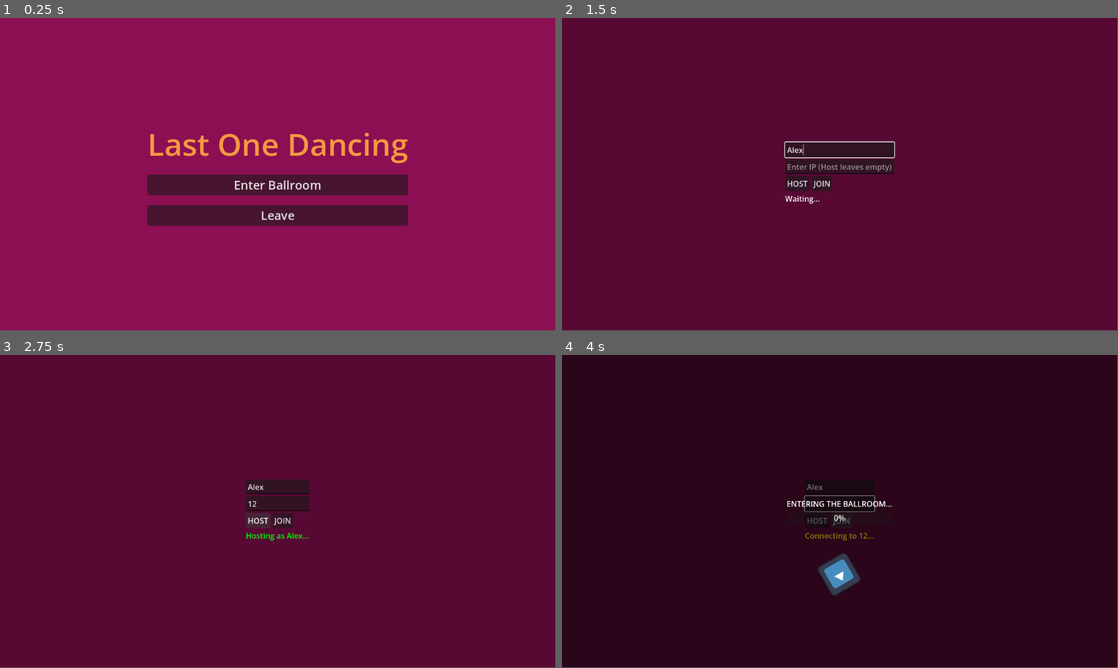
Above: before the commit, frames 1-4 (two rows, left to right).
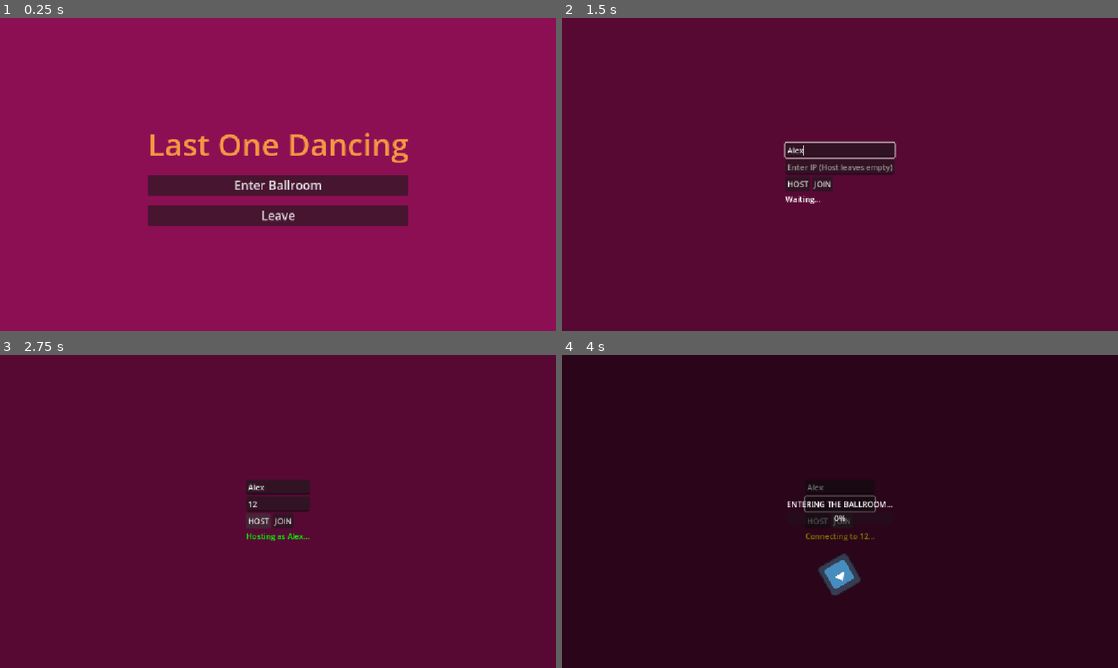
Above: after the commit, the same moments.

Repository: Tijana0/Last-One-Dancing
Game: Godot game, scene res://scenes/main_menu.tscn
Same seed, same stepped clock (60 frames per second), same inputs: the game is played once before the commit and once after it. The engine's default icon, where the game draws it, is replaced by a stand-in: a white triangle on a blue panel in a dark square.
Inputs (mouse positions are in pixels of both pictures, inside the frame that each line leads up to):
- Up to frame 1 (0.25 s): no input
- Up to frame 2 (1.5 s): click "Enter Ballroom" at 0.5 s; click (840, 149) at 1.27 s; type "Alex" at 1.35 s
- Up to frame 3 (2.75 s): click (278, 505) at 1.5 s; type "12" at 1.58 s; click "HOST" at 2 s
- Up to frame 4 (4 s): click "JOIN" at 2.75 s; hold Right (ui_right) from 3.53 s (still down)
In our replay, the window is 799x449 before the commit and 800x450 after it. These sizes can differ from the game's own. Grey fills any space a smaller window leaves; there, only what the larger window draws over its background counts as a difference.

The runs differ from the first frame. In frame 1, 1.2% of the frame differs, in the area x 26-74%, y 36-67%; in frame 2, 0.7%; in frame 3, 0.4%; in frame 4, 0.7%.

Commit message:
feat: add networked NPC system with wandering AI and sync fix

Diff:
--- /dev/null
+++ b/prefabs/npc.tscn
@@ -0,0 +1,15 @@
+[gd_scene format=3 uid="uid://dsmqohxdfj6x2"]
+
+[ext_resource type="Script" uid="uid://bvtgbppdpf40a" path="res://scripts/npc.gd" id="1_1ov3m"]
+[ext_resource type="Texture2D" uid="uid://si5mmnxoe7lj" path="res://icon.svg" id="2_cuwdc"]
+
+[sub_resource type="CircleShape2D" id="CircleShape2D_bgv50"]
+
+[node name="NPC" type="CharacterBody2D" unique_id=1053508573]
+script = ExtResource("1_1ov3m")
+
+[node name="Body" type="Sprite2D" parent="." unique_id=2110009695]
+texture = ExtResource("2_cuwdc")
+
+[node name="CollisionShape2D" type="CollisionShape2D" parent="." unique_id=148613396]
+shape = SubResource("CircleShape2D_bgv50")
--- a/project.godot
+++ b/project.godot
@@ -18,6 +18,10 @@
 [autoload]
 
 NetworkManager="*uid://uudgqu40wu"
+
+[display]
+
+window/stretch/mode="canvas_items"
 
 [input]
 
--- a/scenes/game_room.tscn
+++ b/scenes/game_room.tscn
@@ -17,3 +17,7 @@
 [node name="GameManager" parent="." unique_id=454037030 instance=ExtResource("1_gm")]
 
 [node name="Camera2D" type="Camera2D" parent="." unique_id=1796710325]
+
+[node name="MultiplayerSpawner" type="MultiplayerSpawner" parent="." unique_id=1384218375]
+_spawnable_scenes = PackedStringArray("uid://dsmqohxdfj6x2")
+spawn_path = NodePath("..")
--- a/scripts/managers/game_manager.gd
+++ b/scripts/managers/game_manager.gd
@@ -1,6 +1,14 @@
 extends Node
 
+# --- CONFIGURATION ---
 const KILLS_TO_WIN = 3
+const SPAWN_RANGE_X = 400.0
+const SPAWN_RANGE_Y = 300.0
+
+# NPC Settings
+const NPC_SCENE = preload("res://prefabs/npc.tscn") # Loads the dummy file
+const NPC_COUNT = 30  # How many clones to spawn
+
 var crown_holder_id = -1
 
 func _ready():
@@ -10,9 +18,33 @@
 	if not multiplayer.is_server():
 		return
 
-	# Spawn crown after players are spawned
+	# 1. Spawn NPCs immediately
+	spawn_npcs()
+
+	# 2. Spawn crown after players are spawned (2 second delay)
 	await get_tree().create_timer(2.0).timeout
 	spawn_crown()
+
+func spawn_npcs():
+	if not multiplayer.is_server():
+		return
+
+	print("Spawning ", NPC_COUNT, " NPCs...")
+
+	for i in range(NPC_COUNT):
+		var npc = NPC_SCENE.instantiate()
+
+		# --- NEW: GIVE IT A SPECIFIC NAME ---
+		# This prevents the "Node not found" error by ensuring
+		# both Server and Client use the exact same ID.
+		npc.name = "NPC_" + str(i)
+
+		# Randomize position
+		var random_x = randf_range(-SPAWN_RANGE_X, SPAWN_RANGE_X)
+		var random_y = randf_range(-SPAWN_RANGE_Y, SPAWN_RANGE_Y)
+		npc.position = Vector2(random_x, random_y)
+
+		get_parent().call_deferred("add_child", npc)
 
 func spawn_crown():
 	if not multiplayer.is_server():
@@ -37,7 +69,12 @@
 
 @rpc("any_peer", "call_local")
 func announce_winner(player_id: int):
-	var network_manager = get_node("/root/NetworkManager")
-	var player_name = network_manager.players.get(player_id, "Unknown")
+	var player_name = "Unknown"
+
+	# Safely check for NetworkManager before accessing it
+	if has_node("/root/NetworkManager"):
+		var network_manager = get_node("/root/NetworkManager")
+		player_name = network_manager.players.get(player_id, "Unknown")
+
 	print(player_name, " WINS!")
 	# TODO: Person 5 will show UI here
--- /dev/null
+++ b/scripts/npc.gd
@@ -0,0 +1,70 @@
+extends CharacterBody2D
+
+# --- SETTINGS ---
+@export var move_speed = 100.0      # Slower than players (makes them easier to spot if observing closely)
+@export var wander_time = 2.0       # How long to walk before stopping
+@export var dance_time = 3.0        # How long to stop (dance) before walking
+
+# --- STATE ---
+var move_direction = Vector2.ZERO
+var time_until_change = 0.0
+var is_dancing = false
+
+# @onready var sprite = $Sprite2D
+@onready var sprite = $Body
+
+func _ready():
+	# Visuals: Random color (Must match player logic eventually)
+	sprite.modulate = Color(randf(), randf(), randf())
+
+	# Add to a group so we can tell them apart in code (even if players can't tell visually)
+	add_to_group("npcs")
+
+	# Start with a random timer so they don't all move at the exact same time
+	time_until_change = randf_range(0, wander_time)
+
+func _physics_process(delta):
+	# CRITICAL: Only the Server thinks for NPCs.
+	# Clients just watch what the server tells them.
+	if not multiplayer.is_server():
+		return
+
+	# Timer Logic
+	time_until_change -= delta
+	if time_until_change <= 0:
+		decide_next_move()
+
+	# Apply Movement
+	if not is_dancing:
+		velocity = move_direction * move_speed
+		move_and_slide()
+	else:
+		# If dancing, stand still (Velocity 0)
+		velocity = Vector2.ZERO
+
+# --- AI LOGIC (Server Only) ---
+func decide_next_move():
+	# Toggle between Moving and Dancing
+	is_dancing = !is_dancing
+
+	if is_dancing:
+		# State: DANCE (Stop moving)
+		time_until_change = randf_range(2.0, dance_time)
+		move_direction = Vector2.ZERO
+	else:
+		# State: WANDER (Pick a random direction)
+		time_until_change = randf_range(1.0, wander_time)
+		# Pick a random angle
+		var angle = randf() * TAU # TAU is 2*PI (360 degrees)
+		move_direction = Vector2(cos(angle), sin(angle))
+
+# --- NETWORK SYNC ---
+# We need to send the Server's NPC position to all Clients
+func _process(delta):
+	if multiplayer.is_server():
+		rpc("sync_npc_transform", position)
+
+@rpc("authority", "unreliable") # "authority" means only server can call this
+func sync_npc_transform(pos: Vector2):
+	# Clients update their NPC position to match the server
+	position = pos
--- a/scripts/player.gd
+++ /dev/null
@@ -1,137 +0,0 @@
-extends CharacterBody2D
-
-# --- PROPERTIES ---
-@export var speed = 300.0
-
-# --- KILL SYSTEM PROPERTIES ---
-@export var kill_range = 100.0   # How close you must be to kill (pixels)
-@export var kill_cooldown = 1.0  # Seconds you must wait between kills
-var last_kill_time = 0.0         # Tracks when you last killed
-
-# --- GAME LOGIC VARIABLES ---
-var player_name = "Player"
-var kill_count = 0
-var has_crown = false
-
-# --- REFERENCES ---
-# IMPORTANT: Make sure your Sprite node is named "Sprite2D" in the scene tree!
-@onready var sprite = $Sprite2D
-
-# --- SETUP ---
-func _enter_tree():
-	# This helps the MultiplayerSpawner find this node and assign authority
-	set_multiplayer_authority(name.to_int())
-
-func _ready():
-	# Give every player a random color so we can tell them apart for now
-	if sprite:
-		sprite.modulate = Color(randf(), randf(), randf())
-
-	# CRITICAL: Add to group so players can find each other for killing
-	add_to_group("players")
-
-	# Only enable a camera for the local player
-	if is_multiplayer_authority():
-		var camera = Camera2D.new()
-		add_child(camera)
-		camera.enabled = true
-
-# --- MOVEMENT LOOP ---
-func _physics_process(delta):
-
-	print("I am running!")
-
-	# CRITICAL: If this player node does not belong to me, STOP.
-	if not is_multiplayer_authority():
-		return
-
-	# Movement Logic
-	var direction = Input.get_vector("ui_left", "ui_right", "ui_up", "ui_down")
-	velocity = direction * speed
-	move_and_slide()
-
-	# --- DEBUG TEST: BYPASS INPUT MAP ---
-	# We use is_physical_key_pressed to ignore the Input Map entirely
-	if Input.is_physical_key_pressed(KEY_K):
-		# We use 'just_pressed' logic manually to stop it from spamming
-		if not Input.is_action_just_pressed("kill"): # Just a check to see if map is working
-			print("Raw 'K' key detected, but Input Map 'kill' did NOT trigger!")
-
-		attempt_kill()
-
-# --- NETWORK SYNC ---
-func _process(delta):
-	if is_multiplayer_authority():
-		# If I am me, send my position to the server/others
-		rpc("sync_transform", position, rotation)
-
-@rpc("any_peer", "unreliable")
-func sync_transform(pos: Vector2, rot: float):
-	# If I am NOT the authority (meaning this is someone else's player),
-	# update their position on my screen.
-	if not is_multiplayer_authority():
-		position = pos
-		rotation = rot
-
-# --- KILL SYSTEM FUNCTIONS ---
-
-func attempt_kill():
-	print("--- ATTEMPTING KILL ---") # 1. Confirm Input works
-
-	# Check Cooldown
-	var current_time = Time.get_ticks_msec() / 1000.0
-	if current_time - last_kill_time < kill_cooldown:
-		print("Failed: Cooldown active")
-		return
-
-	last_kill_time = current_time
-
-	# Find players
-	var players = get_tree().get_nodes_in_group("players")
-	print("Found ", players.size(), " players in group.") # 2. Confirm Group works
-
-	var killed_someone = false
-
-	for player in players:
-		# Skip self
-		if player == self:
-			continue
-
-		# Check distance
-		var distance = global_position.distance_to(player.global_position)
-		print("Checking target: ", player.name, " | Distance: ", distance) # 3. Confirm Distance
-
-		# TEMPORARY: Increased range for testing
-		if distance < 300.0: # Increased from 100 to 300 to make testing easier
-			print("!!! KILL CONFIRMED on ", player.name, " !!!")
-			player.rpc("die")
-			rpc("add_kill")
-			killed_someone = true
-			break
-
-	if not killed_someone:
-		print("Failed: No one close enough")
-
-# This function runs on EVERYONE'S computer to update the victim
-@rpc("any_peer", "call_local")
-func die():
-	print(name, " died!")
-
-	# Respawn at random location (Adjust 800/600 to your window size)
-	global_position = Vector2(randf_range(0, 800), randf_range(0, 600))
-
-	# Visual Feedback (Flash transparent)
-	if sprite:
-		sprite.modulate.a = 0.3
-		await get_tree().create_timer(1.0).timeout
-		sprite.modulate.a = 1.0
-
-	# Drop crown logic (Placeholder for next step)
-	if has_crown:
-		has_crown = false
-
-# This function updates the killer's score
-@rpc("any_peer", "call_local")
-func add_kill():
-	kill_count += 1
-	print("My Kill Count: ", kill_count)
Not shown, added: scripts/npc.gd.uid
Not shown, removed: scripts/player.gd.uid
